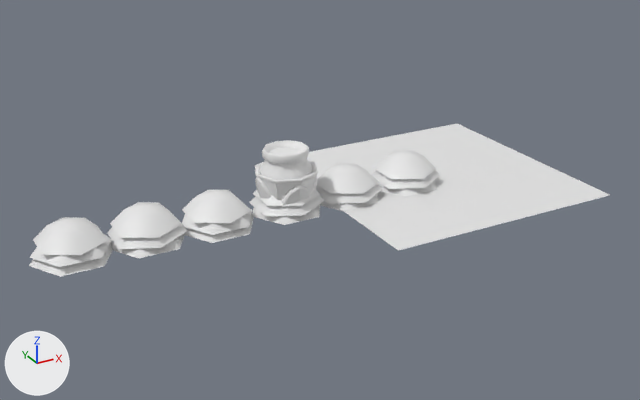
What one commit did to the Blender file Primeira_Sala/Estufa_Objetos.blend.
Before and after are seen from a 50 mm camera at (-5.5, -11.06, 5.55) aimed at (0.47, -0.19, 0.12). Every picture has the same lights, and +X, +Y and +Z are marked at lower left. The same objects are shown in both versions, whatever each file hides. Materials are left out; every surface is plain grey.

Names of what the first picture shows: 'Atlas_Plantas', 'Bush_00', 'Bush_01', 'Bush_02', 'Bush_03', 'Bush_04', 'Bush_05', 'Garden_Vase_00', 'Garden_Vase_02'.
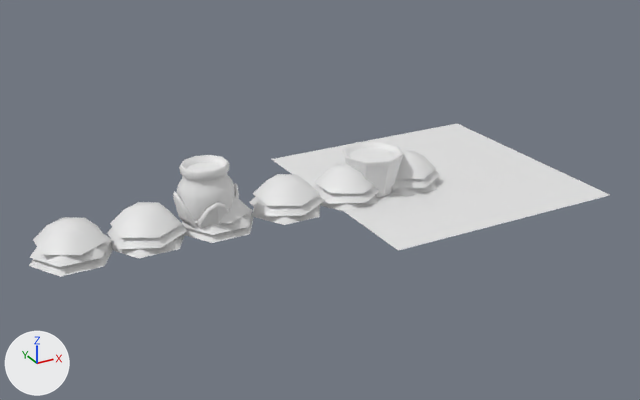
Boxes (x1, y1, x2, y2) around the edits, measured in the pictures (640 x 400 px):
'Garden_Vase_00', moved: before (255, 140, 317, 208); after (173, 155, 239, 229)
'Garden_Vase_02', moved: before (255, 161, 318, 200); after (342, 141, 404, 198)

Edits to the bpy script that builds the scene:
```text
Change ob_garden_vase_00:
    ob_garden_vase_00.location: (0.0, 0.0, 0.0) -> (-1.29, 0.0, 0.0)
Change ob_garden_vase_02:
    ob_garden_vase_02.location: (0.0, 0.0, 0.0) -> (1.52, 0.0, 0.0)
```
